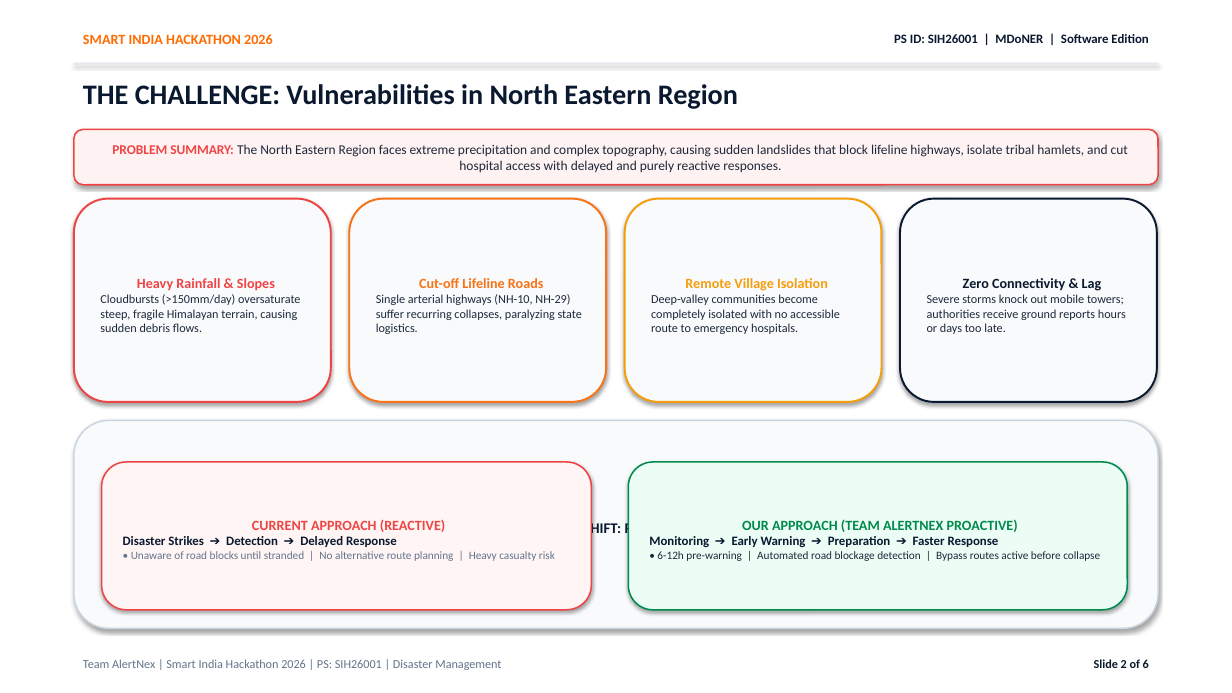
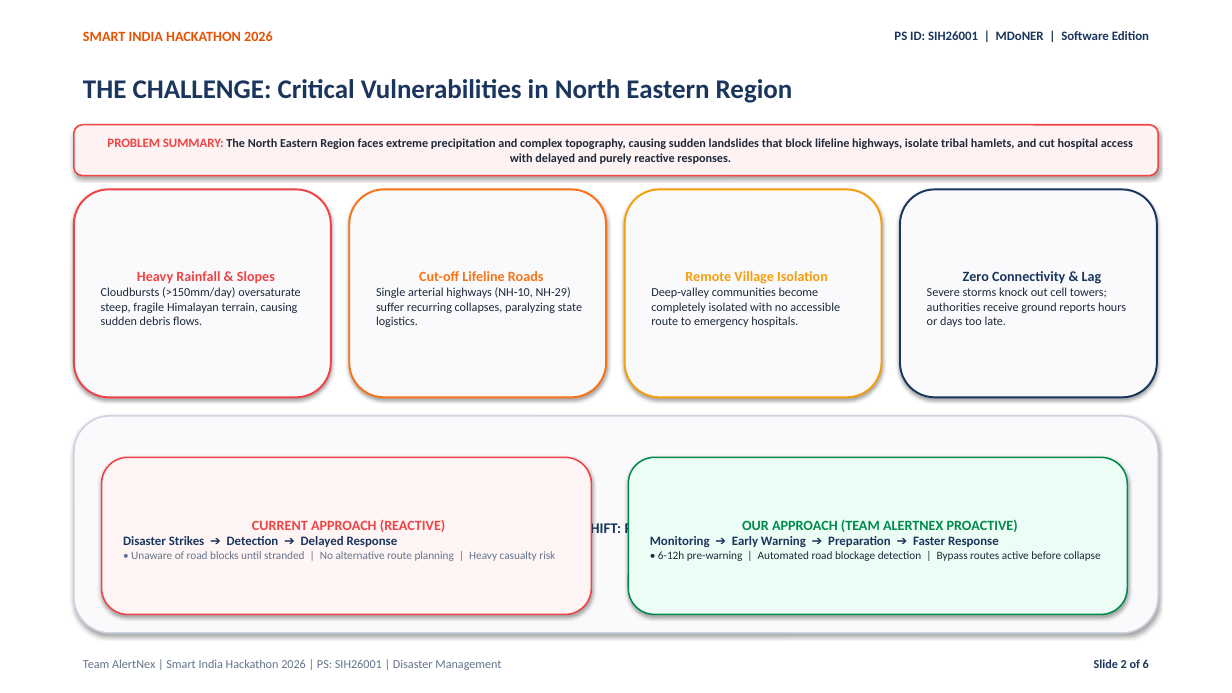
Before and after one commit to ayush-tech3/MinistryofDevelopmentofNorthEasternRegion-MDoNER-, a slide deck: slide 2 of presentation/SIH2026_AlertNex_Official_6Slides.pptx. Drawn at 1232x693 pixels with LibreOffice and Linux fonts; fonts in the diff are those of the drawing; background and template pictures are left out. Boxes give left, top, right and bottom in pixels: in the first picture for what was removed or moved away, otherwise in the second. Text is boxed around its words. In the diff, an @@ line names an element or a change of style, - is before the commit and + after.

```diff
--- a/presentation/SIH2026_AlertNex_Official_6Slides.pptx
+++ b/presentation/SIH2026_AlertNex_Official_6Slides.pptx
@@ rectangle removed at bbox=[0, 0, 1232, 693] @@
@@ text "SMART INDIA HACKATHON 2026" at bbox=[83, 31, 273, 41]: text colour #FF6B00 to #E65100 @@
@@ text "PS ID: SIH26001 | MDoNER ..." at bbox=[894, 31, 1149, 40]: text colour #0A192F to #1B365D @@
@@ rectangle removed at bbox=[74, 63, 1158, 65] @@
@@ text at bbox=[83, 79, 793, 103]: text changed; size 22 to 21 pt; text colour #0A192F to #1B365D @@
-THE CHALLENGE: Vulnerabilities in North Eastern Region
+THE CHALLENGE: Critical Vulnerabilities in North Eastern Region
@@ rounded rectangle "PROBLEM SUMMARY: The North Eastern ...": place and size @@
-rounded rectangle "PROBLEM SUMMARY: The North Eastern ..." at bbox=[74, 129, 1158, 185]
+rounded rectangle "PROBLEM SUMMARY: The North Eastern ..." at bbox=[74, 125, 1158, 176]
@@ rounded rectangle "PROBLEM SUMMARY: The North Eastern ..." at bbox=[74, 125, 1158, 176]: size 10.5 to 10 pt in "PROBLEM SUMMARY:"; size 10.5 to 9.5 pt, bold on @@
@@ rounded rectangle "Heavy Rainfall & Slopes": place and size @@
-rounded rectangle "Heavy Rainfall & Slopes" at bbox=[74, 199, 331, 402]
+rounded rectangle "Heavy Rainfall & Slopes" at bbox=[74, 189, 331, 397]
@@ rounded rectangle "Cut-off Lifeline Roads": place and size @@
-rounded rectangle "Cut-off Lifeline Roads" at bbox=[349, 199, 606, 402]
+rounded rectangle "Cut-off Lifeline Roads" at bbox=[349, 189, 606, 397]
@@ fill #F8FAFC to #FAFAFC in 3 elements at bbox=[74, 189, 331, 397], bbox=[349, 189, 606, 397], bbox=[625, 189, 882, 397] @@
@@ rounded rectangle "Remote Village Isolation": place and size @@
-rounded rectangle "Remote Village Isolation" at bbox=[625, 199, 882, 402]
+rounded rectangle "Remote Village Isolation" at bbox=[625, 189, 882, 397]
@@ rounded rectangle "Zero Connectivity & Lag": place and size @@
-rounded rectangle "Zero Connectivity & Lag" at bbox=[900, 199, 1157, 402]
+rounded rectangle "Zero Connectivity & Lag" at bbox=[900, 189, 1157, 397]
@@ rounded rectangle "Zero Connectivity & Lag" at bbox=[900, 189, 1157, 397]: fill #F8FAFC to #FAFAFC; outline #0A192F 1.5 pt to #1B365D 1.5 pt @@
@@ text in rounded rectangle at bbox=[927, 287, 1126, 327]: text changed @@
-Severe storms knock out mobile towers; authorities receive ground reports hours or days too late.
+Severe storms knock out cell towers; authorities receive ground reports hours or days too late.
@@ text in rounded rectangle at bbox=[963, 271, 1102, 284]: text colour #0A192F to #1B365D in "Zero Connectivity & Lag" @@
@@ rounded rectangle "VISUAL PARADIGM SHIFT: REACTIVE TO ...": place and size @@
-rounded rectangle "VISUAL PARADIGM SHIFT: REACTIVE TO ..." at bbox=[74, 421, 1158, 628]
+rounded rectangle "VISUAL PARADIGM SHIFT: REACTIVE TO ..." at bbox=[74, 416, 1158, 633]
@@ rounded rectangle "VISUAL PARADIGM SHIFT: REACTIVE TO ..." at bbox=[74, 416, 1158, 633]: text colour #0A192F to #1B365D; fill #F8FAFC to #FAFAFC @@
@@ rounded rectangle "CURRENT APPROACH (REACTIVE)": place and size @@
-rounded rectangle "CURRENT APPROACH (REACTIVE)" at bbox=[102, 462, 592, 610]
+rounded rectangle "CURRENT APPROACH (REACTIVE)" at bbox=[102, 457, 592, 615]
@@ rounded rectangle "OUR APPROACH (TEAM ALERTNEX PROACTIVE)": place and size @@
-rounded rectangle "OUR APPROACH (TEAM ALERTNEX PROACTIVE)" at bbox=[628, 462, 1128, 610]
+rounded rectangle "OUR APPROACH (TEAM ALERTNEX PROACTIVE)" at bbox=[628, 457, 1128, 615]
@@ text in rounded rectangle at bbox=[123, 536, 398, 547]: text colour #0A192F to #1B365D in "Disaster Strikes ➔ Detection ➔ Delayed Response" @@
@@ text in rounded rectangle at bbox=[650, 536, 999, 547]: text colour #0A192F to #1B365D in "Monitoring ➔ Early Warning ➔ Preparation ➔ ..." @@
@@ text "Slide 2 of 6" at bbox=[1094, 659, 1149, 668]: text colour #0A192F to #1B365D @@
```
Also in this commit, not shown: 5 other slides changed, 5 other files.
